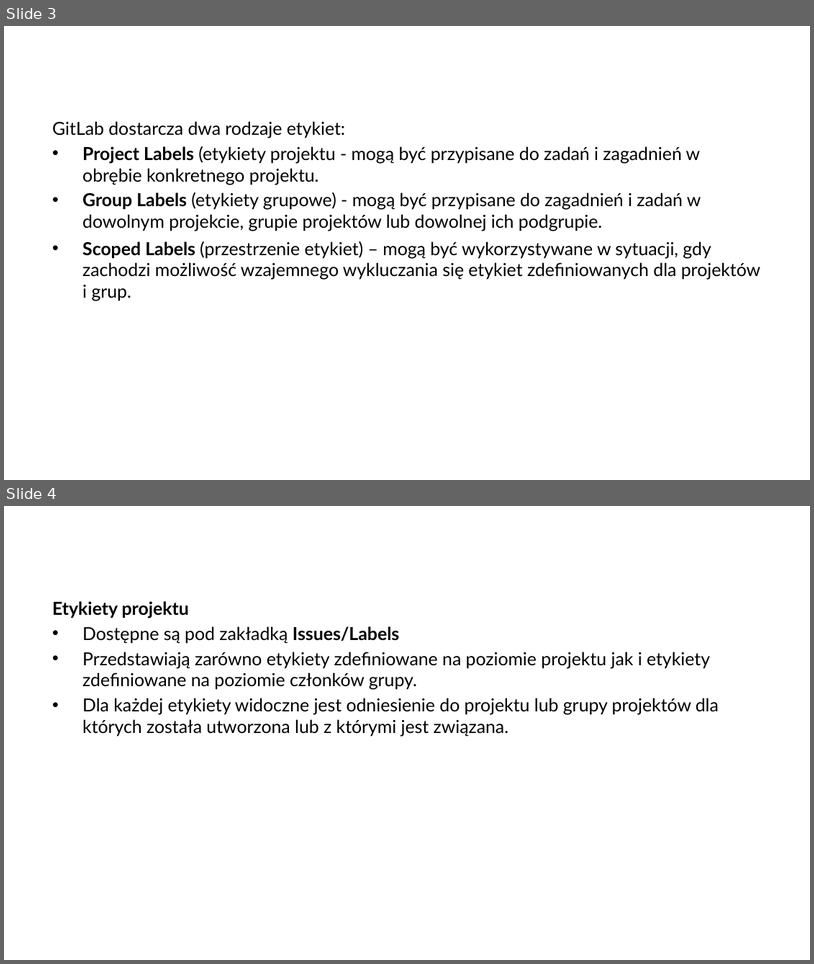
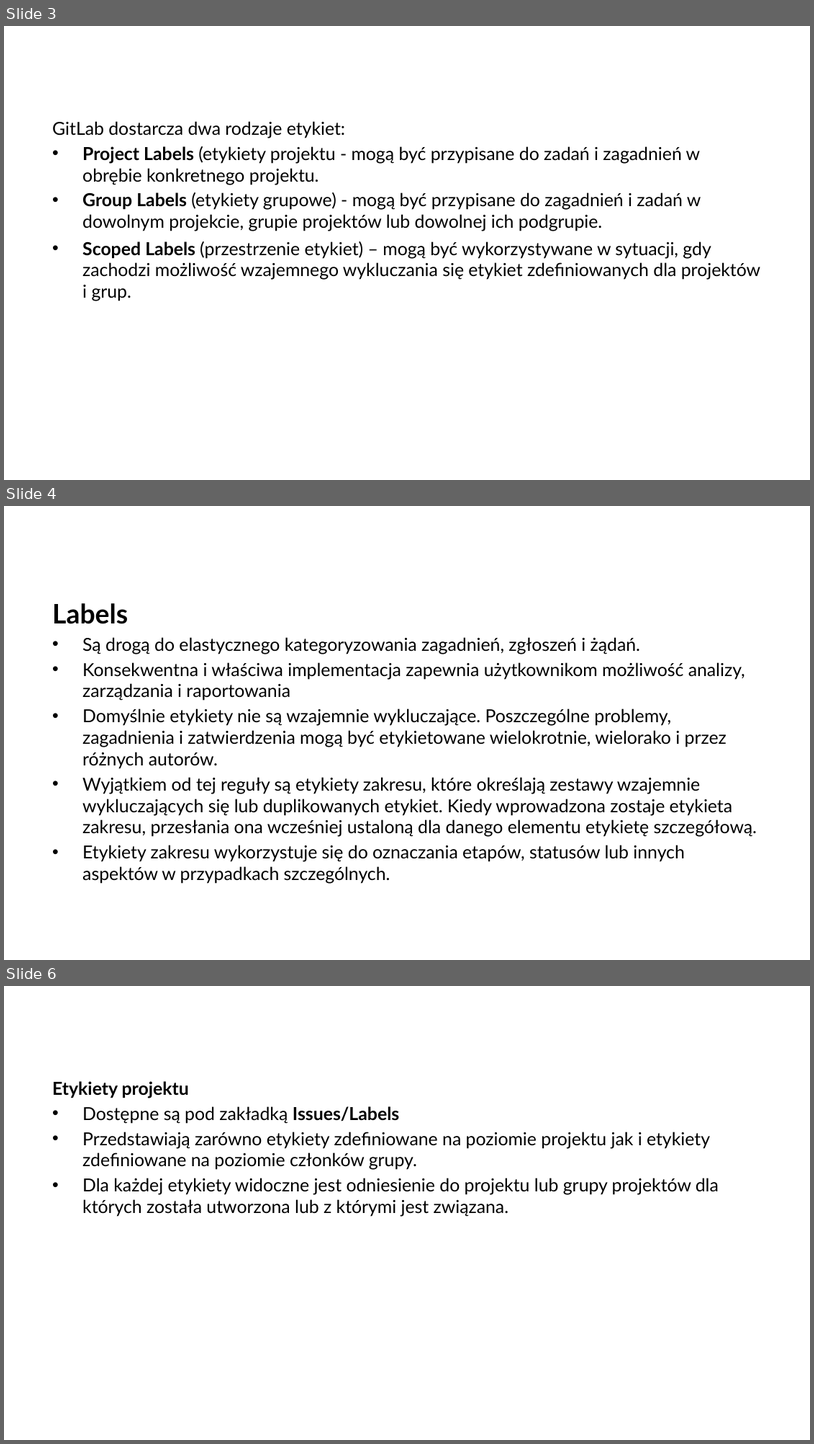
Before and after one commit to arturkwiek/gitlab-tutorial, a slide deck: 10. Git - tutorial - Labels.pptx. Shown one above the other, each under a label of ours: slides 3 and 4 before the commit, slides 3, 4 and 6 after it; the slides between them are not shown. The pictures are 814x964 and 814x1444 pixels, drawn with LibreOffice and Linux fonts; fonts in the diff are those of the drawing; background and template pictures are left out. Boxes give left, top, right and bottom in pixels: in the first picture for what was removed or moved away, otherwise in the second. Text is boxed around its words. In the diff, an @@ line names an element or a change of style, - is before the commit and + after.

Commit message:
Kontynuacja prezentacji dot. Etykiet

```diff
--- a/10. Git - tutorial - Labels.pptx
+++ b/10. Git - tutorial - Labels.pptx
@@ slide 4 added at box(4, 506, 810, 960), background picture (left out) @@
@@ text added at box(52, 603, 757, 883), 16 pt, text #000000 @@
+Labels
+• Są drogą do elastycznego kategoryzowania zagadnień, zgłoszeń i żądań.
+• Konsekwentna i właściwa implementacja zapewnia użytkownikom możliwość analizy, zarządzania i raportowania
+• Domyślnie etykiety nie są wzajemnie wykluczające. Poszczególne problemy, zagadnienia i zatwierdzenia mogą być etykietowane wielokrotnie, wielorako i przez różnych autorów.
+• Wyjątkiem od tej reguły są etykiety zakresu, które określają zestawy wzajemnie wykluczających się lub duplikowanych etykiet. Kiedy wprowadzona zostaje etykieta zakresu, przesłania ona wcześniej ustaloną dla danego elementu etykietę szczegółową.
+• Etykiety zakresu wykorzystuje się do oznaczania etapów, statusów lub innych aspektów w przypadkach szczególnych.
@@ what was slide 4 is now slide 6 @@
```
Also in this commit, not shown: 2 slides changed, 5 other slides added.
